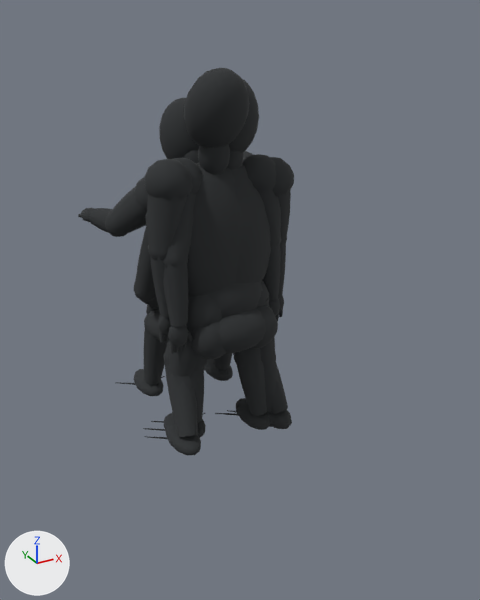
Renders of the glTF model public/assets/st-brendans-presences.glb from each side of a commit.
Rendered twice from a 50 mm camera at (-1.38, -2.71, 2.1) aimed at (0.06, -0.1, 0.79). The lights are fixed; the arrows at lower left show +X, +Y and +Z. The first picture is the older version.

In view in the first picture: 'brendan_presence_braced', 'brendan_presence_seated', 'brendan_presence_upward', 'brendan_presence_waiting'.
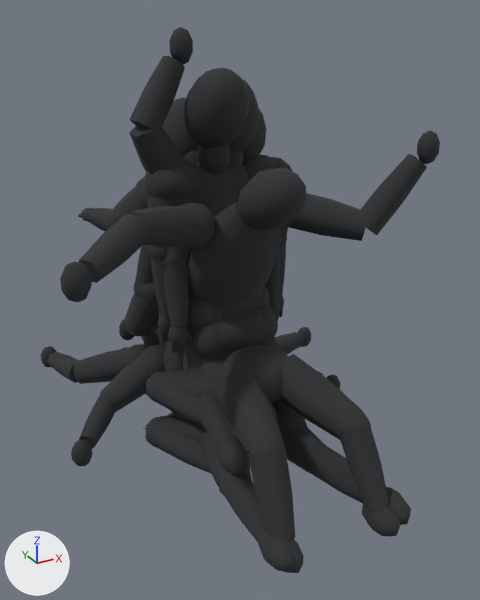
Location of each change, [x1, y1, x2, y2] in pixels of the pictures (480 x 600 px):
```json
{"object": "brendan_fit_arch", "change": "added", "after": [60, 130, 440, 475]}
{"object": "brendan_floor_arched", "change": "added", "after": [71, 345, 401, 573]}
{"object": "brendan_floor_prone", "change": "added", "after": [41, 327, 411, 571]}
{"object": "brendan_fit_twist", "change": "added", "after": [130, 27, 267, 341]}
{"object": "brendan_floor_curled", "change": "added", "after": [119, 319, 276, 474]}
{"object": "brendan_fit_fold", "change": "added", "after": [125, 281, 173, 413]}
```

Edits to the scene script, one JSON object a line:
```json
{"op": "add", "block": "me_brendan_floor_arched", "code": ["me_brendan_floor_arched = bpy.data.meshes.new('brendan_floor_arched')", "me_brendan_floor_arched.from_pydata(...)  # 644 vertices, 1156 faces; spans x -0.81..0.76, y -1.12..0.69, z 0.0..0.66", "me_brendan_floor_arched.materials.append(mat_brendan_anonymous_shadow_volume)  # dark grey #2c2f30"]}
{"op": "add", "block": "me_brendan_floor_curled", "code": ["me_brendan_floor_curled = bpy.data.meshes.new('brendan_floor_curled')", "me_brendan_floor_curled.from_pydata(...)  # 668 vertices, 1156 faces; spans x -0.446..0.182, y -0.539..0.813, z 0.0..0.57", "me_brendan_floor_curled.materials.append(mat_brendan_anonymous_shadow_volume)  # dark grey #2c2f30"]}
{"op": "add", "block": "me_brendan_floor_prone", "code": ["me_brendan_floor_prone = bpy.data.meshes.new('brendan_floor_prone')", "me_brendan_floor_prone.from_pydata(...)  # 634 vertices, 1156 faces; spans x -0.7..0.98, y -1.1..1.17, z 0.0..0.32", "me_brendan_floor_prone.materials.append(mat_brendan_anonymous_shadow_volume)  # dark grey #2c2f30"]}
{"op": "add", "block": "me_brendan_fit_fold", "code": ["me_brendan_fit_fold = bpy.data.meshes.new('brendan_fit_fold')", "me_brendan_fit_fold.from_pydata(...)  # 644 vertices, 1156 faces; spans x -0.363..0.369, y -0.18..0.666, z 0.0..0.929", "me_brendan_fit_fold.materials.append(mat_brendan_anonymous_shadow_volume)  # dark grey #2c2f30"]}
{"op": "add", "block": "me_brendan_fit_twist", "code": ["me_brendan_fit_twist = bpy.data.meshes.new('brendan_fit_twist')", "me_brendan_fit_twist.from_pydata(...)  # 614 vertices, 1156 faces; spans x -0.42..0.48, y -0.3..0.43, z 0.0..2.03", "me_brendan_fit_twist.materials.append(mat_brendan_anonymous_shadow_volume)  # dark grey #2c2f30"]}
{"op": "add", "block": "me_brendan_fit_arch", "code": ["me_brendan_fit_arch = bpy.data.meshes.new('brendan_fit_arch')", "me_brendan_fit_arch.from_pydata(...)  # 644 vertices, 1156 faces; spans x -0.91..0.83, y -0.64..0.18, z 0.0..1.61", "me_brendan_fit_arch.materials.append(mat_brendan_anonymous_shadow_volume)  # dark grey #2c2f30"]}
{"op": "add", "block": "ob_brendan_floor_arched", "code": ["ob_brendan_floor_arched = bpy.data.objects.new('brendan_floor_arched', me_brendan_floor_arched)", "ob_brendan_floor_arched.location = (0.0, 0.0, 0.0)"]}
{"op": "add", "block": "ob_brendan_floor_curled", "code": ["ob_brendan_floor_curled = bpy.data.objects.new('brendan_floor_curled', me_brendan_floor_curled)", "ob_brendan_floor_curled.location = (0.0, 0.0, 0.0)"]}
{"op": "add", "block": "ob_brendan_floor_prone", "code": ["ob_brendan_floor_prone = bpy.data.objects.new('brendan_floor_prone', me_brendan_floor_prone)", "ob_brendan_floor_prone.location = (0.0, 0.0, 0.0)"]}
{"op": "add", "block": "ob_brendan_fit_fold", "code": ["ob_brendan_fit_fold = bpy.data.objects.new('brendan_fit_fold', me_brendan_fit_fold)", "ob_brendan_fit_fold.location = (0.0, 0.0, 0.0)"]}
{"op": "add", "block": "ob_brendan_fit_twist", "code": ["ob_brendan_fit_twist = bpy.data.objects.new('brendan_fit_twist', me_brendan_fit_twist)", "ob_brendan_fit_twist.location = (0.0, 0.0, 0.0)"]}
{"op": "add", "block": "ob_brendan_fit_arch", "code": ["ob_brendan_fit_arch = bpy.data.objects.new('brendan_fit_arch', me_brendan_fit_arch)", "ob_brendan_fit_arch.location = (0.0, 0.0, 0.0)"]}
```
